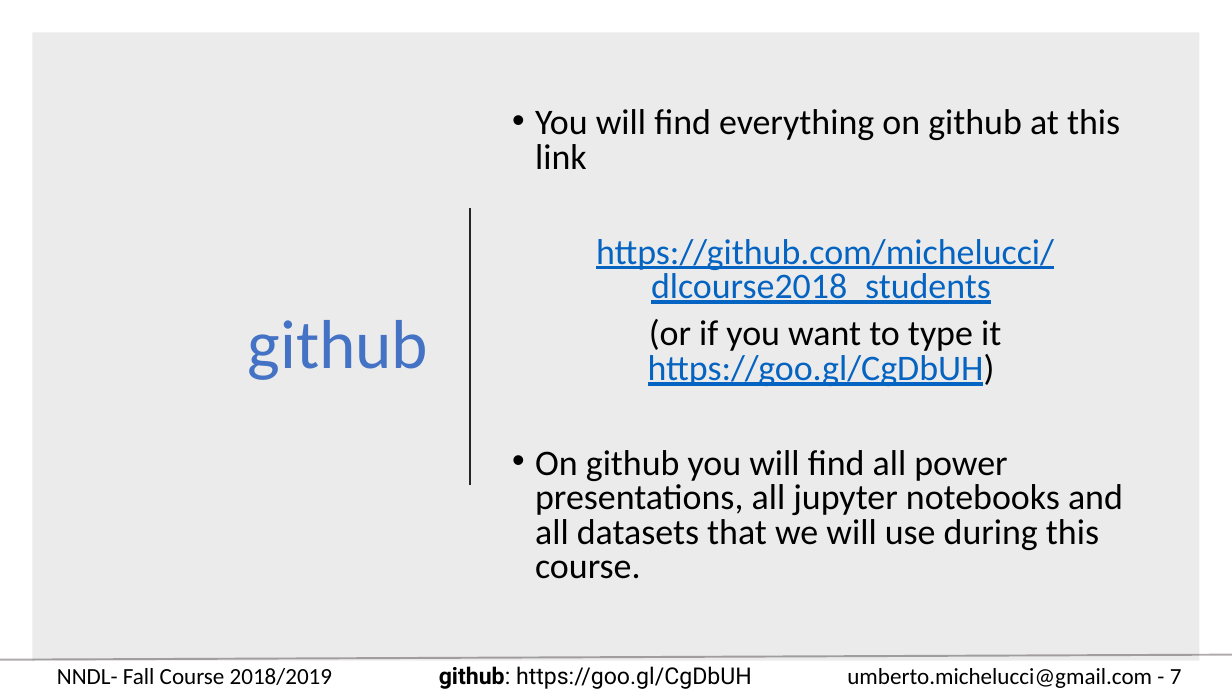
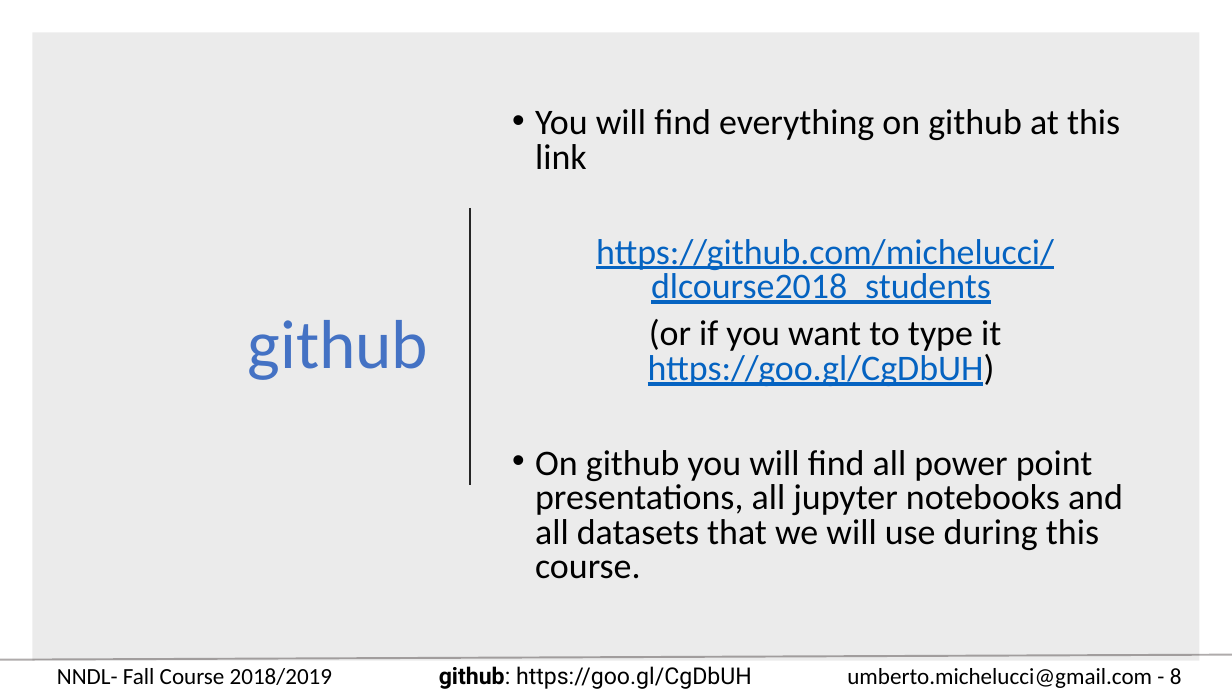
Before and after one commit to toelt-llc/COURSE-zhaw-dlcourse-spring2019, a slide deck: slide 8 of Week 1 - Mathematic introduction/NNDL - Fall 18 Week 1 - Administration and basics.pptx (slide 7 before the commit). Drawn at 1232x693 pixels with LibreOffice and Linux fonts; fonts in the diff are those of the drawing. Boxes give left, top, right and bottom in pixels: in the first picture for what was removed or moved away, otherwise in the second. Text is boxed around its words. In the diff, an @@ line names an element or a change of style, - is before the commit and + after.

```diff
--- a/Week 1 - Mathematic introduction/NNDL - Fall 18 Week 1 - Administration and basics.pptx
+++ b/Week 1 - Mathematic introduction/NNDL - Fall 18 Week 1 - Administration and basics.pptx
@@ text at (535,450,1123,579): text changed @@
-• On github you will find all power presentations, all jupyter notebooks and all datasets that we will use during this course.
+• On github you will find all power point presentations, all jupyter notebooks and all datasets that we will use during this course.
@@ text at (847,668,1182,688): text changed @@
-umberto.michelucci@gmail.com - 7
+umberto.michelucci@gmail.com - 8
```
Also in this commit, not shown: 1 other slide changed, 1 slide added.
